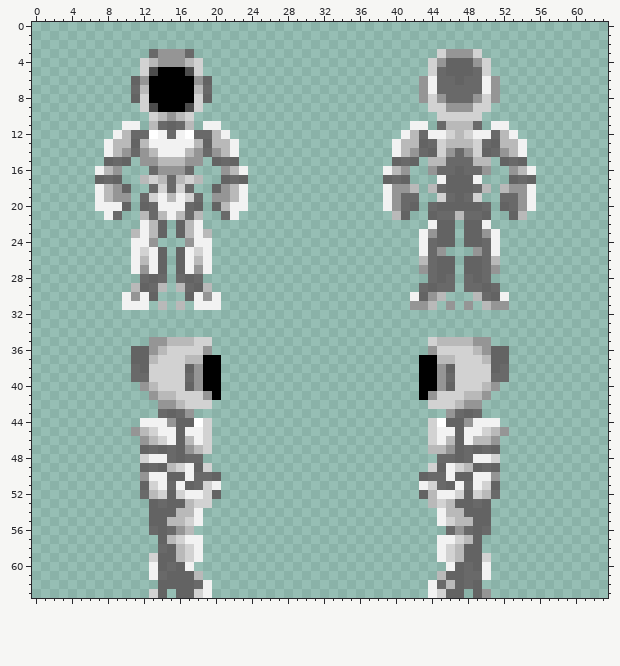
Pixel-art sprite: Resources/Textures/SimpleStation14/Mobs/Species/IPC/parts.rsi/full.png. The picture above is the old version.
The file is 64x64 pixels. Colours within 5 levels of each other are drawn and written as one.
The result:
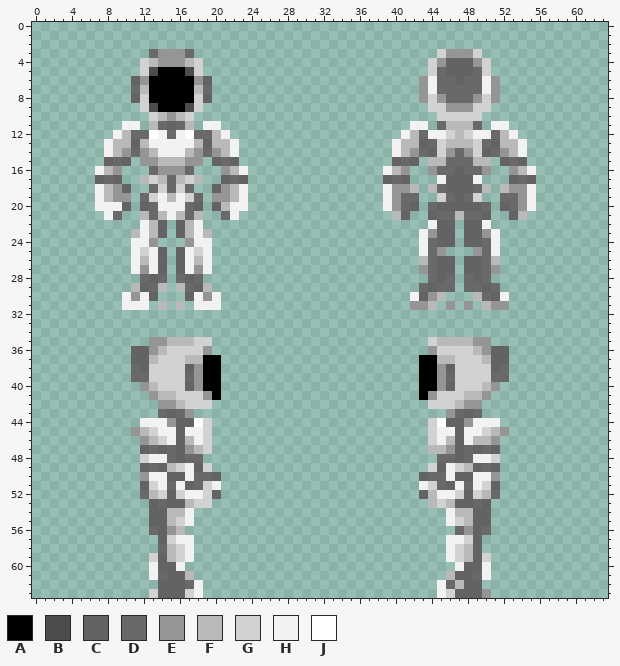
Palette (. is transparent): A #000000  B #4c4c4c  C #636363  D #696969  E #959595  F #b9b9b9  G #d2d2d2  H #f2f2f2  J #ffffff
Edits made:
y 54: x 15 C -> F; x 17..18 FH -> H.; x 45..46 HF -> .H; x 48 C -> F
y 55: x 16..18 FGH -> GH.; x 45..47 HGF -> .HG
y 56: x 15..17 DEF -> EF.; x 46..48 DED -> .DE
y 57: x 15..16 FG -> GH; x 18 H -> .; x 45 H -> .; x 47..48 GF -> HG
y 58..59: x 15..18 CFGH -> FGH.; x 45..48 HGFC -> .HGF
y 60: x 15..17 DCH -> CH.; x 46..48 HCD -> .HC
y 61: x 17..18 CF -> F.; x 45..46 FC -> .F; x 48 D -> C
y 62: x 17..19 CDH -> DH.; x 44..48 HDFCD -> .HDFC
y 63: x 15 . -> C; x 17..19 CGH -> GH.; x 44..46 HGC -> .HG; x 48 . -> C
Boxes around the changes in both pictures, in picture pixels (x1, y1, x2, y2):
changed: (167, 508, 212, 598)
changed: (428, 508, 473, 598)
